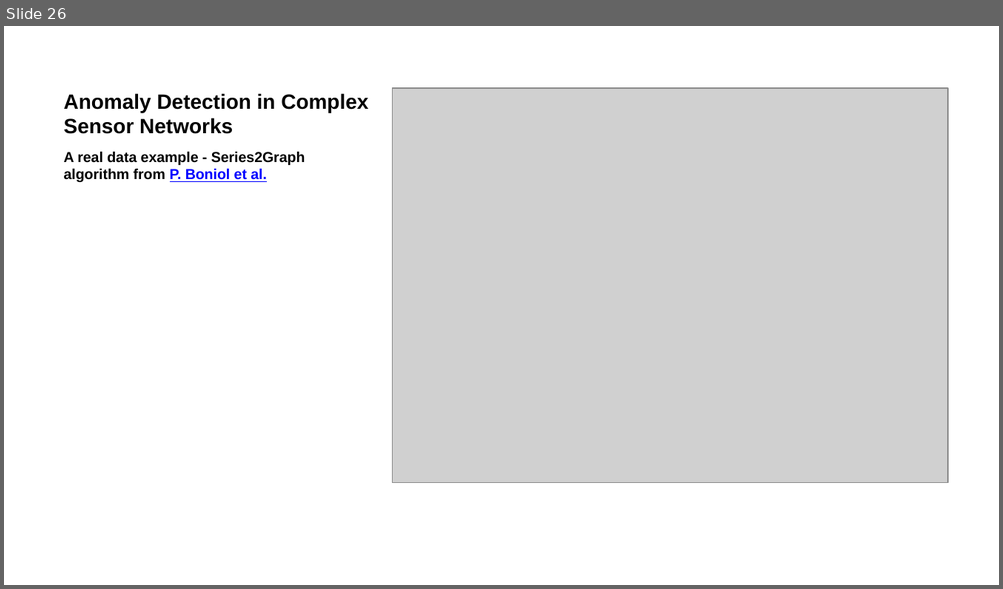
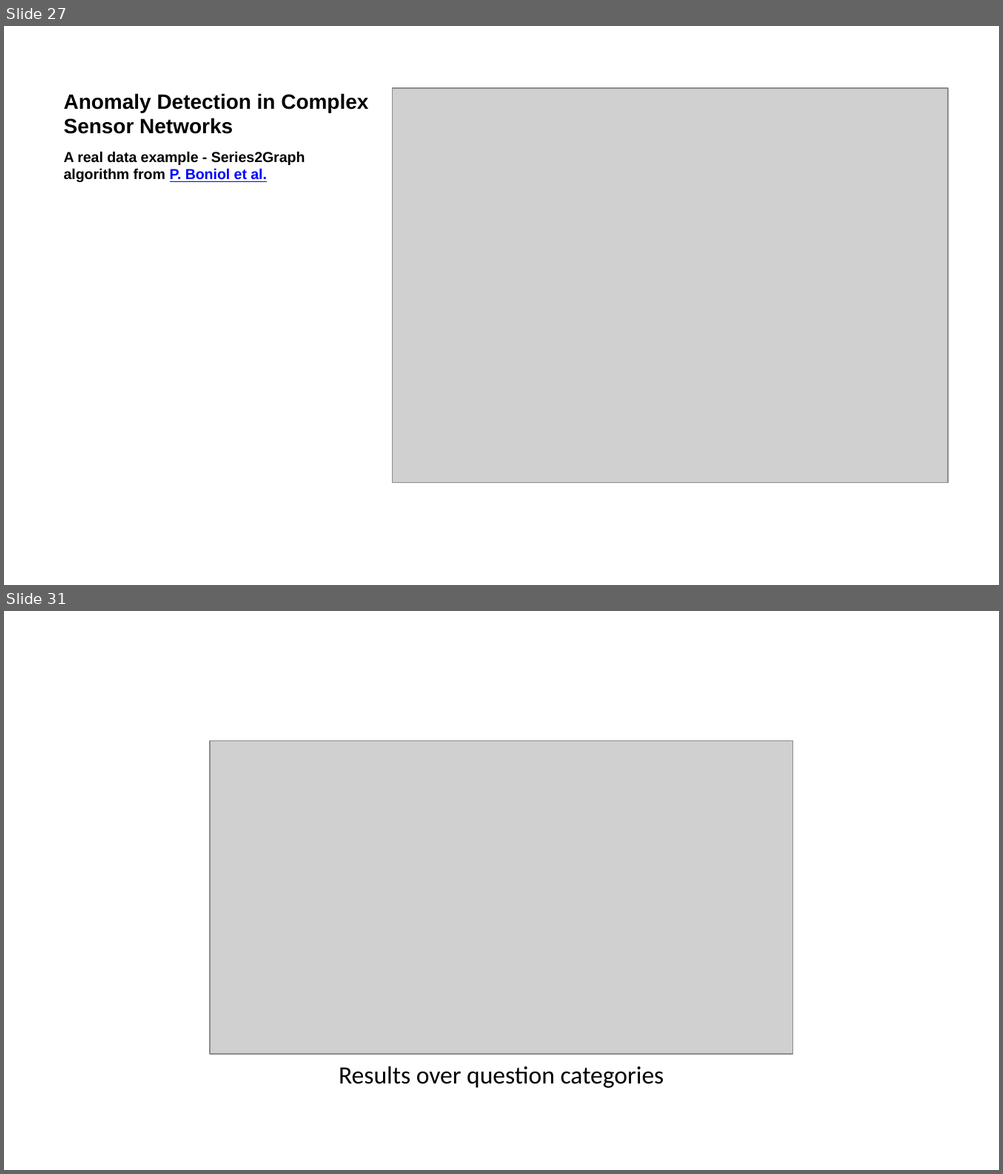
Before and after one commit to ManuelePasini/slides-markdown, a slide deck: 3rd_year_slides.pptx. Shown one above the other, each under a label of ours: slide 26 before the commit, slides 27 and 31 after it; the slides between them are not shown. The pictures are 1003x589 and 1003x1174 pixels, drawn with LibreOffice and Linux fonts; fonts in the diff are those of the drawing; grey boxes stand for pictures. Boxes give left, top, right and bottom in pixels: in the first picture for what was removed or moved away, otherwise in the second. Text is boxed around its words. In the diff, an @@ line names an element or a change of style, - is before the commit and + after.

```diff
--- a/3rd_year_slides.pptx
+++ b/3rd_year_slides.pptx
@@ slide 31 added at [4,611,999,1170], background #FFFFFF @@
@@ picture added at [210,741,793,1054] @@
@@ text added at [338,1066,664,1088], 18 pt, text #000000 @@
+Results over question categories
@@ what was slide 26 is now slide 27 @@
```
Also in this commit, not shown: 4 slides changed, 2 other slides added, 8 other files.
